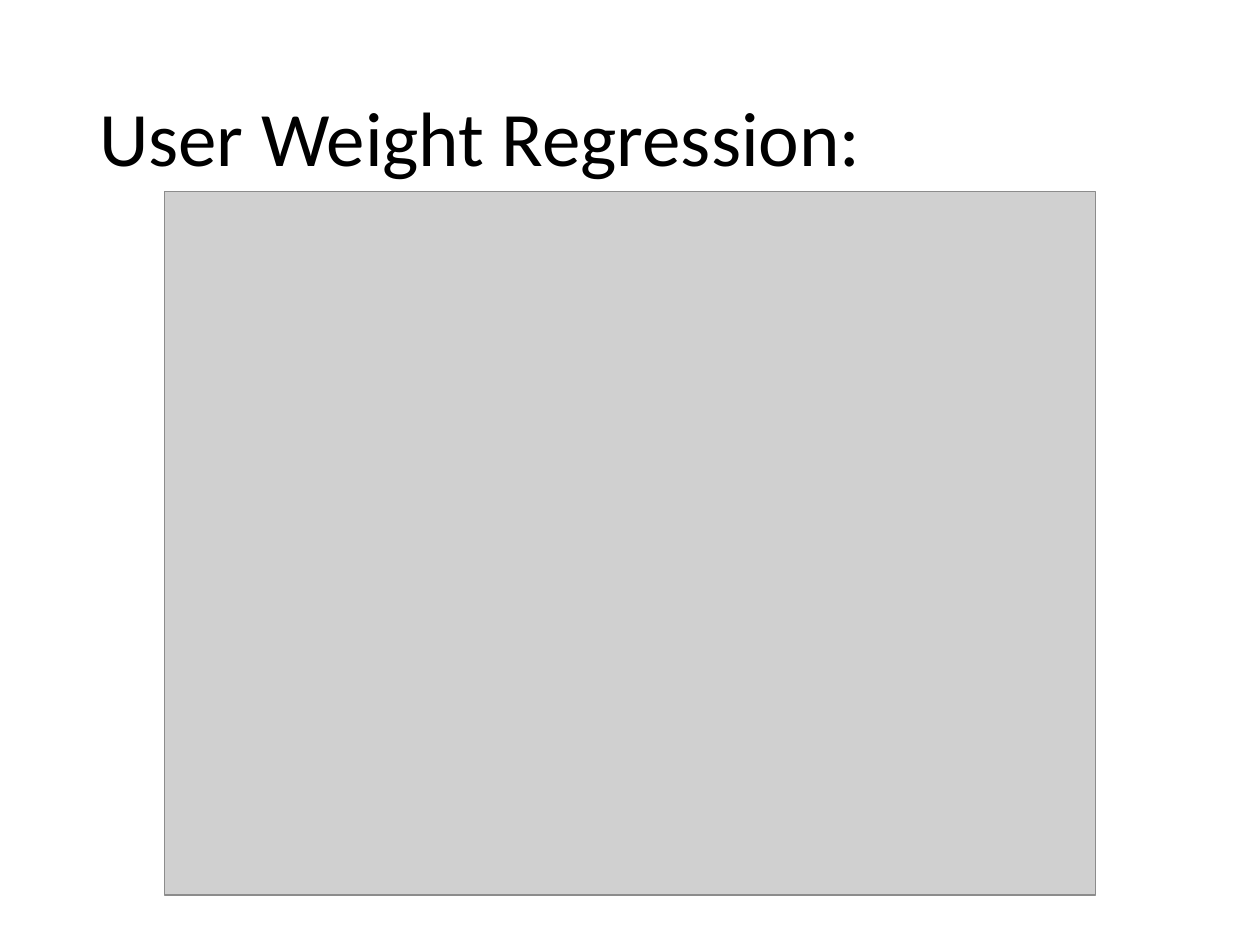
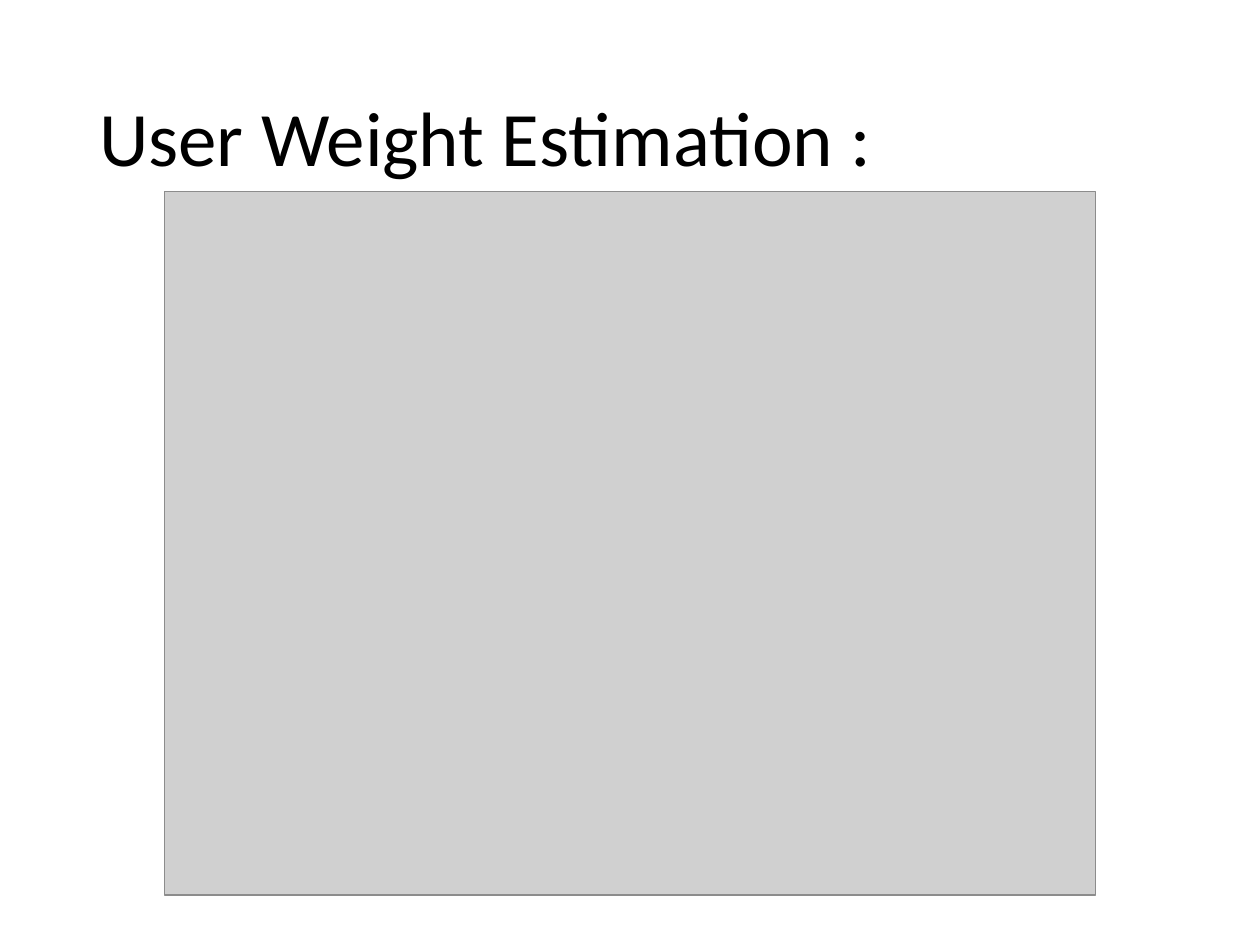
Before and after one commit to Jay-Lewis/ZenRouting, a slide deck: slide 29 of Presentation/SRW Presentation.pptx (slide 21 before the commit). Drawn at 1260x945 pixels with LibreOffice and Linux fonts; fonts in the diff are those of the drawing; grey boxes stand for pictures. Boxes give left, top, right and bottom in pixels: in the first picture for what was removed or moved away, otherwise in the second. Text is boxed around its words. In the diff, an @@ line names an element or a change of style, - is before the commit and + after.

```diff
--- a/Presentation/SRW Presentation.pptx
+++ b/Presentation/SRW Presentation.pptx
@@ title at (99,112,833,180): text changed @@
-User Weight Regression:
+User Weight Estimation :
```
Also in this commit, not shown: 2 other slides changed, 8 slides added, 7 other files.
